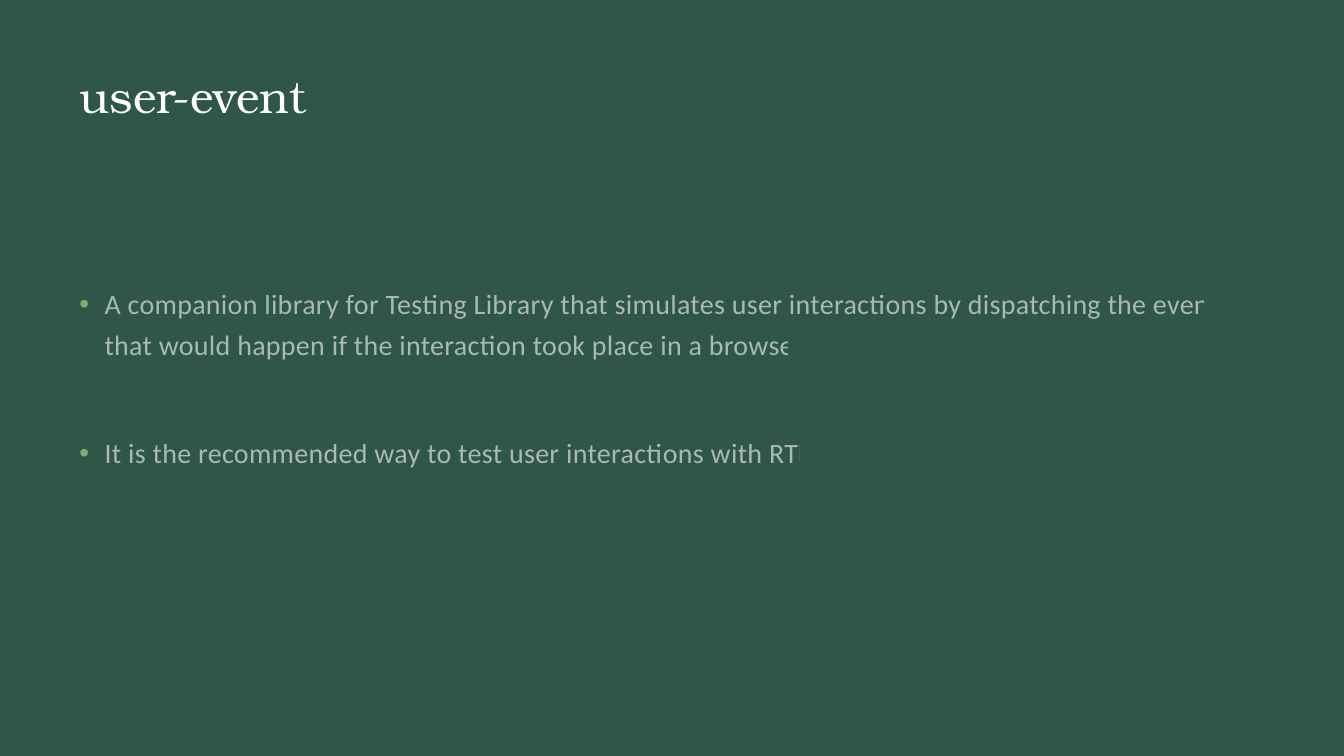
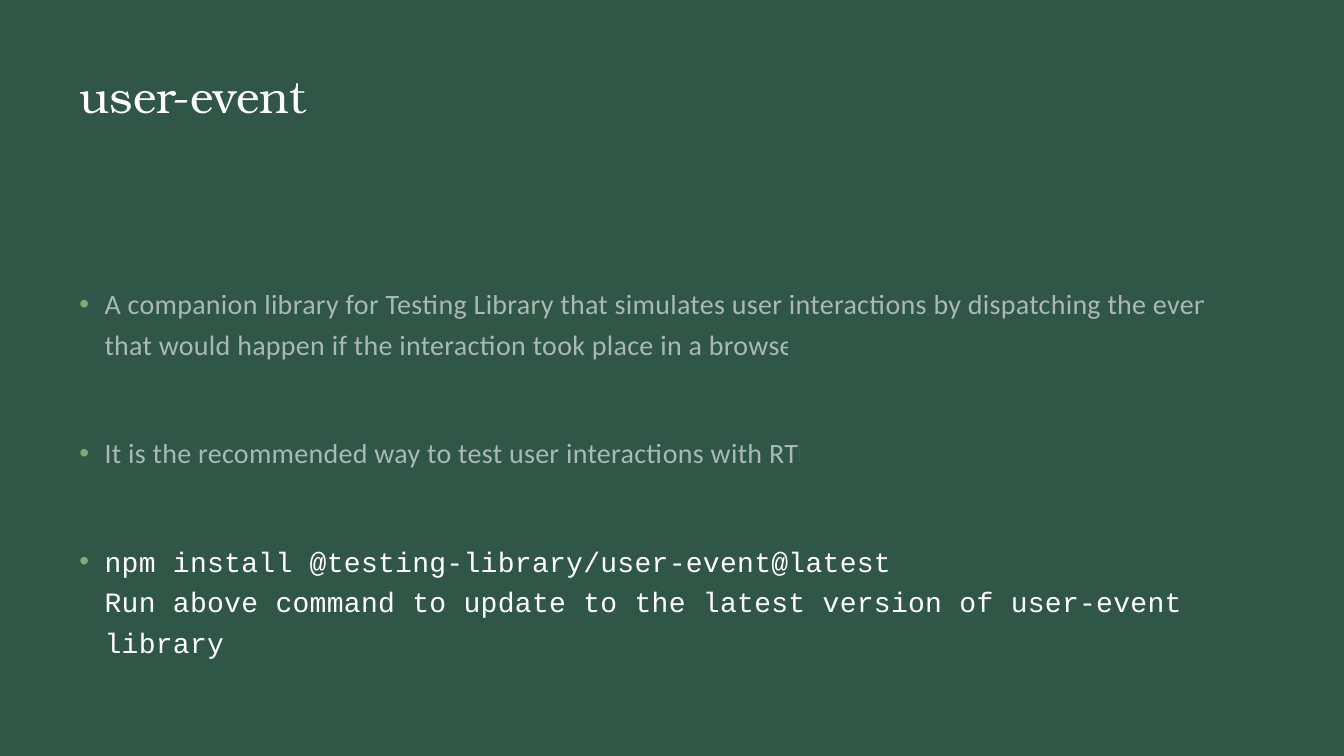
Before and after one commit to natiquekeyin/fall2023, a slide deck: slide 33 of ProgrammingJavaScript/Lectures/Week12/Week12.pptx. Drawn at 1344x756 pixels with LibreOffice and Linux fonts; fonts in the diff are those of the drawing. Boxes give left, top, right and bottom in pixels: in the first picture for what was removed or moved away, otherwise in the second. Text is boxed around its words. In the diff, an @@ line names an element or a change of style, - is before the commit and + after.

```diff
--- a/ProgrammingJavaScript/Lectures/Week12/Week12.pptx
+++ b/ProgrammingJavaScript/Lectures/Week12/Week12.pptx
@@ text at (x1=105, y1=552, x2=1182, y2=618): paragraph added @@
+• npm install @testing-library/user-event@latest
+  Run above command to update to the latest version of user-event library
```
Also in this commit, not shown: 3 other files.
